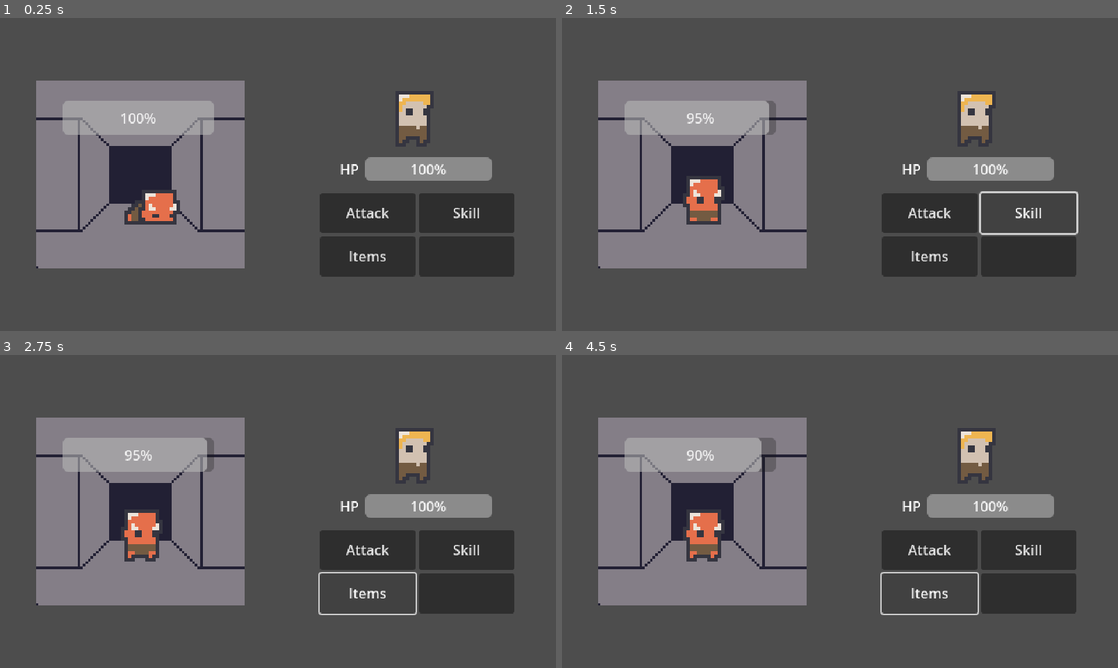
Above: before the commit, frames 1-4 (two rows, left to right).
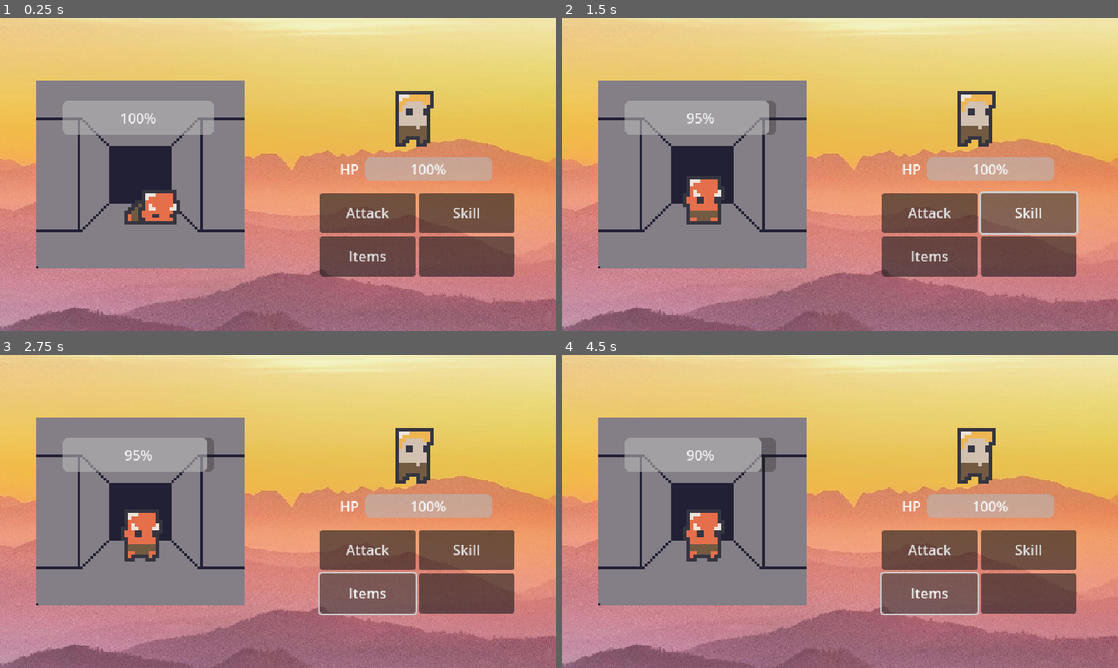
Above: after the commit, the same moments.

Repository: THE21Falcam/Dungeon-Madness
Game: Godot game, scene res://Main World/Layout/Landscape.tscn
Two runs of this game, one before a commit and one after it. Both use one fixed random seed, a clock stepped at 60 frames per second and the inputs below. The project has no main scene, so this scene is started directly.
Inputs:
- Up to frame 1 (0.25 s): no input
- Up to frame 2 (1.5 s): click "Attack" at 0.5 s; click "Skill" at 1.25 s
- Up to frame 3 (2.75 s): click "Items" at 2 s
- Up to frame 4 (4.5 s): click "Attack" at 2.75 s; click "Skill" at 3.5 s; click "Items" at 4.25 s

The runs differ from the first frame. In frame 1, 76% of the frame differs, in the area x 0-100%, y 0-100%; in frame 2, 76%; in frame 3, 76%; in frame 4, 76%.

Commit message:
added temprery background

Diff:
--- a/Main World/Layout/Landscape.tscn
+++ b/Main World/Layout/Landscape.tscn
@@ -1,8 +1,9 @@
-[gd_scene load_steps=7 format=3 uid="uid://b72pmf3gs41en"]
+[gd_scene load_steps=8 format=3 uid="uid://b72pmf3gs41en"]
 
 [ext_resource type="Texture2D" uid="uid://bhxp5gtrgr8td" path="res://Assets/Created by Master/DungenLayout.png" id="1_2tp7a"]
 [ext_resource type="Script" uid="uid://bc4jcj26fxylq" path="res://Main World/main_world.gd" id="1_oua0k"]
 [ext_resource type="PackedScene" uid="uid://buyp78y802gnt" path="res://Main GUI/Settings/settings.tscn" id="2_2tp7a"]
+[ext_resource type="Texture2D" uid="uid://bj4l8cvpg0a8u" path="res://Assets/BackGround/pexels-simon73-1323550.jpg" id="2_3p1nf"]
 [ext_resource type="PackedScene" uid="uid://c6kbe1mcxwwga" path="res://Dungen Foe/dungen_foe.tscn" id="2_gbj8d"]
 [ext_resource type="Texture2D" uid="uid://i7iwwefbsp7t" path="res://Assets/Dungeon Sprites by analogstudios/mHero_.png" id="3_gbj8d"]
 
@@ -12,27 +13,10 @@
 texture_filter = 1
 script = ExtResource("1_oua0k")
 
-[node name="Main Camera" type="Camera2D" parent="."]
-position = Vector2(320, 180)
-
-[node name="Player Profile" type="Sprite2D" parent="."]
-texture_filter = 1
-position = Vector2(475, 100)
-scale = Vector2(4, 4)
-texture = ExtResource("3_gbj8d")
-hframes = 8
-vframes = 6
-
-[node name="Dungen Hall" type="Sprite2D" parent="."]
-position = Vector2(161, 180)
-scale = Vector2(3, 3)
-texture = ExtResource("1_2tp7a")
-
-[node name="Dungen Foe" parent="." instance=ExtResource("2_gbj8d")]
-position = Vector2(163, 189)
-
-[node name="Dungen Hero" type="AnimatedSprite2D" parent="."]
-sprite_frames = SubResource("SpriteFrames_4f0rs")
+[node name="Pexels-simon73-1323550" type="Sprite2D" parent="."]
+position = Vector2(319.8, 180.425)
+scale = Vector2(0.281337, 0.24946)
+texture = ExtResource("2_3p1nf")
 
 [node name="Extra UI" type="CanvasLayer" parent="."]
 
@@ -141,4 +125,26 @@
 [node name="Settings" parent="Extra UI" instance=ExtResource("2_2tp7a")]
 visible = false
 
+[node name="Main Camera" type="Camera2D" parent="."]
+position = Vector2(320, 180)
+
+[node name="Player Profile" type="Sprite2D" parent="."]
+texture_filter = 1
+position = Vector2(475, 100)
+scale = Vector2(4, 4)
+texture = ExtResource("3_gbj8d")
+hframes = 8
+vframes = 6
+
+[node name="Dungen Hall" type="Sprite2D" parent="."]
+position = Vector2(161, 180)
+scale = Vector2(3, 3)
+texture = ExtResource("1_2tp7a")
+
+[node name="Dungen Foe" parent="." instance=ExtResource("2_gbj8d")]
+position = Vector2(163, 189)
+
+[node name="Dungen Hero" type="AnimatedSprite2D" parent="."]
+sprite_frames = SubResource("SpriteFrames_4f0rs")
+
 [connection signal="pressed" from="Extra UI/Dungen GUI/GridContainer/Attack" to="." method="_on_attack_pressed"]
--- a/Main World/Layout/Portrait.tscn
+++ b/Main World/Layout/Portrait.tscn
@@ -1,6 +1,7 @@
-[gd_scene load_steps=7 format=3 uid="uid://cumktvaqsvvwt"]
+[gd_scene load_steps=8 format=3 uid="uid://cumktvaqsvvwt"]
 
 [ext_resource type="Script" uid="uid://bc4jcj26fxylq" path="res://Main World/main_world.gd" id="1_jml5r"]
+[ext_resource type="Texture2D" uid="uid://b0ps3wsngpkeq" path="res://Assets/BackGround/pexels-eberhardgross-2088210.jpg" id="2_jkt25"]
 [ext_resource type="Texture2D" uid="uid://i7iwwefbsp7t" path="res://Assets/Dungeon Sprites by analogstudios/mHero_.png" id="2_ykqfh"]
 [ext_resource type="Texture2D" uid="uid://bhxp5gtrgr8td" path="res://Assets/Created by Master/DungenLayout.png" id="3_jkt25"]
 [ext_resource type="PackedScene" uid="uid://c6kbe1mcxwwga" path="res://Dungen Foe/dungen_foe.tscn" id="4_ussyk"]
@@ -11,6 +12,11 @@
 [node name="Main World" type="Node2D"]
 texture_filter = 1
 script = ExtResource("1_jml5r")
+
+[node name="Pexels-eberhardgross-2088210" type="Sprite2D" parent="."]
+position = Vector2(179.8, 319.5)
+scale = Vector2(0.0987938, 0.117142)
+texture = ExtResource("2_jkt25")
 
 [node name="Main Camera" type="Camera2D" parent="."]
 position = Vector2(180, 320)
Binary file added: Assets/BackGround/pexels-eberhardgross-2088210.jpg
Not shown, added: Assets/BackGround/pexels-eberhardgross-2088210.jpg.import
Binary file added: Assets/BackGround/pexels-simon73-1323550.jpg
Not shown, added: Assets/BackGround/pexels-simon73-1323550.jpg.import
Binary file added: Assets/Created by Master/pexels-eberhardgross-2088210.jpg
Not shown, added: Assets/Created by Master/pexels-eberhardgross-2088210.jpg.import
